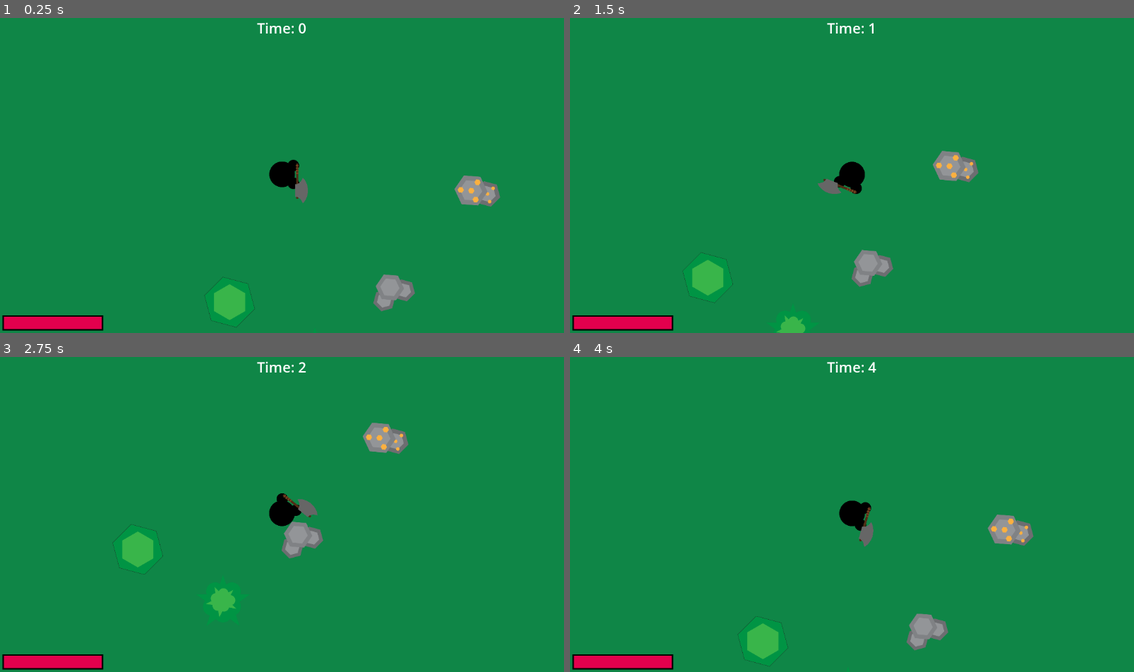
Above: before the commit, frames 1-4 (two rows, left to right).
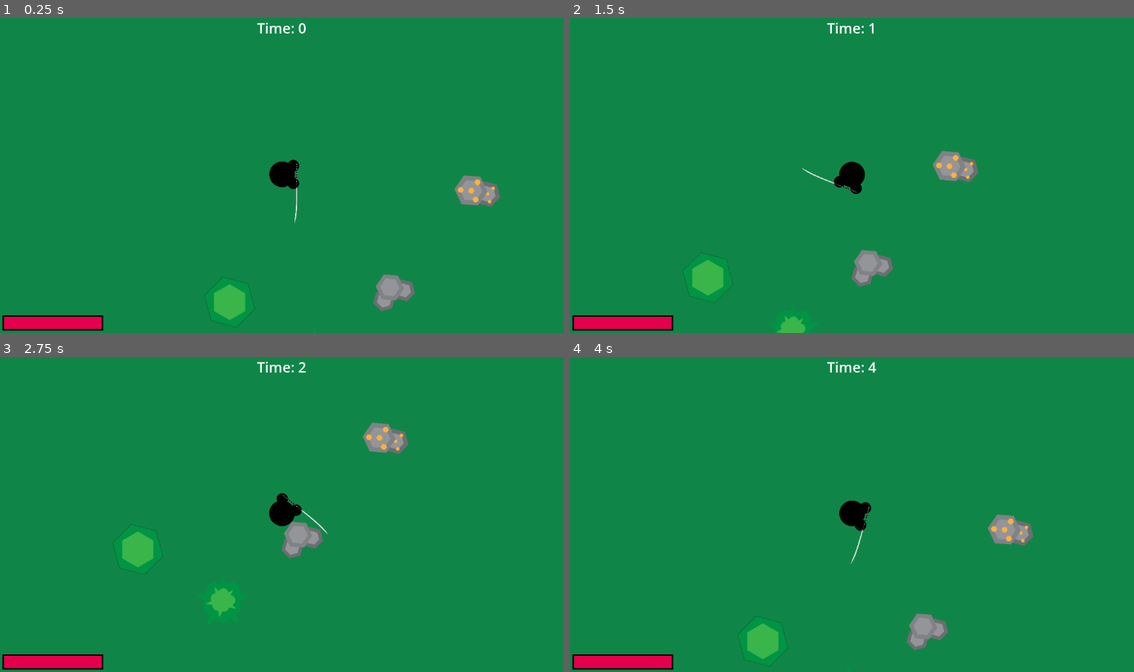
Above: after the commit, the same moments.

Repository: PcKiLl3r/HellRaid
Game: Godot game, scene res://scenes/game_level.tscn
Two runs of this game, one before a commit and one after it. Both use one fixed random seed, a clock stepped at 60 frames per second and the inputs below.
Inputs (mouse positions are in pixels of both pictures, inside the frame that each line leads up to):
- Up to frame 1 (0.25 s): no input
- Up to frame 2 (1.5 s): tap Enter at 0.5 s; move the mouse to (976, 159) at 0.52 s; hold D (right) 0.53-1.28 s; click (976, 159) at 0.6 s; move the mouse to (739, 191) at 1.27 s; hold S (down) from 1.28 s (still down); click (739, 191) at 1.35 s
- Up to frame 3 (2.75 s): move the mouse to (338, 445) at 2.02 s; release S (down) at 2.03 s; hold D (right) from 2.03 s (still down); click (338, 445) at 2.1 s
- Up to frame 4 (4 s): tap Space at 2.75 s; move the mouse to (823, 577) at 2.77 s; release D (right) at 2.78 s; hold W (up) 2.78-3.53 s; click (823, 577) at 2.85 s; move the mouse to (1021, 561) at 3.52 s; hold A (left) from 3.53 s (still down); click (1021, 561) at 3.6 s

The runs differ from the first frame. In frame 1, 0.2% of the frame differs, in the area x 52-55%, y 45-66%; in frame 2, 0.2%; in frame 3, 0.2%, in the area x 50-59%, y 43-57%; in frame 4, 0.2%.

Commit message:
Moved the die() call so it only calls it when you take damage. Added weapon assets made by Jan Sajtl

Diff:
--- /dev/null
+++ b/assets/weapons/Weapon-3.svg
@@ -0,0 +1,45 @@
+<?xml version="1.0" encoding="UTF-8"?>
+<svg id="Layer_1" data-name="Layer 1" xmlns="http://www.w3.org/2000/svg" viewBox="0 0 350 70.5">
+  <defs>
+    <style>
+      .cls-1 {
+        fill: #603913;
+      }
+
+      .cls-1, .cls-2, .cls-3, .cls-4, .cls-5 {
+        stroke-width: 0px;
+      }
+
+      .cls-2 {
+        fill: #939598;
+      }
+
+      .cls-3 {
+        fill: #bcbec0;
+      }
+
+      .cls-4 {
+        fill: #d1d3d4;
+      }
+
+      .cls-5 {
+        fill: #fbb040;
+      }
+    </style>
+  </defs>
+  <polygon class="cls-4" points="17.61 26.59 212.22 26.59 212.22 43.48 17.61 43.48 0 34.93 17.61 26.59"/>
+  <polygon class="cls-5" points="199.56 10.81 209.48 26.59 196.81 26.59 199.56 10.81"/>
+  <polygon class="cls-5" points="199.56 59.26 209.48 43.48 196.81 43.48 199.56 59.26"/>
+  <rect class="cls-1" x="221.79" y="15.53" width="20.31" height="39.44" rx="2.76" ry="2.76" transform="translate(196.69 267.19) rotate(-90)"/>
+  <path class="cls-1" d="M296.35,1.32h5.37c1.52,0,2.76,1.24,2.76,2.76v65.09h-10.89V4.08c0-1.52,1.24-2.76,2.76-2.76Z" transform="translate(263.79 334.29) rotate(-90)"/>
+  <g>
+    <path class="cls-5" d="M251.67,35.25h17.15s0-3.43,0-3.43c0-4.46-.61-8.91-1.82-13.21L261.78,0h-.44c-3.72,0-7.25,1.62-9.67,4.44h0s4.98,8.48,4.98,8.48c.98,1.67,1.48,3.58,1.43,5.52h0c-.09,4-2.64,7.54-6.41,8.89h0v7.92Z"/>
+    <path class="cls-5" d="M251.67,35.25h17.15v3.43c0,4.46-.61,8.91-1.82,13.21l-5.22,18.61h-.44c-3.72,0-7.25-1.62-9.67-4.44h0s4.98-8.48,4.98-8.48c.98-1.67,1.48-3.58,1.43-5.52h0c-.09-4-2.64-7.54-6.41-8.89h0v-7.92Z"/>
+  </g>
+  <path class="cls-5" d="M332.11,29.94l12.96-14.25c.5-.55,1.23-.7,1.87-.39h0c1.09.55,1.99,1.5,2.57,2.71l.07.14c.1.22.16.46.16.71l.27,16.55h-17.04s-.86,0-.86,0v-5.48Z"/>
+  <path class="cls-5" d="M332.11,40.8l12.96,14.02c.5.54,1.23.69,1.87.38h0c1.09-.54,1.99-1.48,2.57-2.67l.07-.14c.1-.21.16-.45.16-.7l.27-16.28h-17.04s-.86,0-.86,0v5.39Z"/>
+  <polygon class="cls-3" points="17.61 26.59 17.61 43.48 0 34.93 17.61 26.59"/>
+  <rect class="cls-2" x="17.61" y="30.25" width="194.61" height="9.7"/>
+  <polygon class="cls-2" points="17.61 30.25 17.61 39.95 7.03 35.04 17.61 30.25"/>
+  <rect class="cls-5" x="194.69" y="25.96" width="16.89" height="18.16" transform="translate(168.1 238.18) rotate(-90)"/>
+</svg>
--- /dev/null
+++ b/assets/weapons/Weapon-4.svg
@@ -0,0 +1,71 @@
+<?xml version="1.0" encoding="UTF-8"?>
+<svg id="Layer_1" data-name="Layer 1" xmlns="http://www.w3.org/2000/svg" viewBox="0 0 414.44 34.27">
+  <defs>
+    <style>
+      .cls-1 {
+        fill: #c2b59b;
+      }
+
+      .cls-1, .cls-2, .cls-3, .cls-4, .cls-5, .cls-6 {
+        stroke-width: 0px;
+      }
+
+      .cls-2 {
+        fill: #e6e7e8;
+      }
+
+      .cls-3 {
+        fill: #231f20;
+      }
+
+      .cls-4 {
+        fill: #f1f2f2;
+      }
+
+      .cls-5 {
+        fill: #d1d3d4;
+      }
+
+      .cls-6 {
+        fill: #414042;
+      }
+    </style>
+  </defs>
+  <rect class="cls-3" x="245.56" y="17.17" width="168.89" height="10.22"/>
+  <rect class="cls-6" x="243.37" y="10.3" width="2.19" height="23.96"/>
+  <rect class="cls-1" x="235.04" y="17.59" width="8.33" height="9.74"/>
+  <path class="cls-5" d="M235.04,27.15l-39.42.19-41.37-.19c-12.63-.58-25.27-1.17-37.9-1.75-6.71-.4-13.41-.79-20.12-1.19-6.33-.62-12.67-1.24-19-1.85-5.03-.31-10.04-.98-14.98-1.99-6.12-.91-12.53-2.09-19.2-3.64-2.46-.57-4.86-1.16-7.2-1.78-3.09-.66-6.41-1.51-9.9-2.58-3.9-1.2-7.47-2.51-10.68-3.85l-2.19-.91C8.9,5.88,4.95,3.65,1.32.97L0,0c9.35,1.58,18.71,3.15,28.06,4.73,9.73,1.63,19.45,3.26,29.18,4.89l28.18,3c10.59.82,21.18,1.64,31.78,2.46,16.19.79,32.38,1.58,48.57,2.36l69.27.74v8.96Z"/>
+  <path class="cls-4" d="M235.04,17.8v3.44c-20.63-.2-41.26-.4-61.9-.59-19.49-.72-38.97-1.43-58.46-2.15l-33.3-2.89-32.93-4.37-10.53-3.19c-3.11-1.11-6.22-2.22-9.33-3.33,11.17,1.75,22.35,3.51,33.52,5.26,7.92.96,18.67,2.16,31.43,3.26,4.51.39,19.33,1.64,45.25,2.81,15.52.7,35.6,1.41,59.28,1.7,12.32.01,24.64.02,36.96.04Z"/>
+  <g>
+    <polygon class="cls-2" points="401.48 26.03 398.59 22.62 401.48 18.55 401.48 26.03"/>
+    <polygon class="cls-2" points="401.48 26.03 404.37 22.62 401.48 18.55 401.48 26.03"/>
+  </g>
+  <g>
+    <polygon class="cls-2" points="386.74 26.03 383.85 22.62 386.74 18.55 386.74 26.03"/>
+    <polygon class="cls-2" points="386.74 26.03 389.63 22.62 386.74 18.55 386.74 26.03"/>
+  </g>
+  <g>
+    <polygon class="cls-2" points="371.19 26.03 368.3 22.62 371.19 18.55 371.19 26.03"/>
+    <polygon class="cls-2" points="371.19 26.03 374.07 22.62 371.19 18.55 371.19 26.03"/>
+  </g>
+  <g>
+    <polygon class="cls-2" points="356.01 26.03 353.12 22.62 356.01 18.55 356.01 26.03"/>
+    <polygon class="cls-2" points="356.01 26.03 358.9 22.62 356.01 18.55 356.01 26.03"/>
+  </g>
+  <g>
+    <polygon class="cls-2" points="339.57 26.03 336.69 22.62 339.57 18.55 339.57 26.03"/>
+    <polygon class="cls-2" points="339.57 26.03 342.46 22.62 339.57 18.55 339.57 26.03"/>
+  </g>
+  <g>
+    <polygon class="cls-2" points="322.63 26.03 319.74 22.62 322.63 18.55 322.63 26.03"/>
+    <polygon class="cls-2" points="322.63 26.03 325.52 22.62 322.63 18.55 322.63 26.03"/>
+  </g>
+  <g>
+    <polygon class="cls-2" points="305.3 26.03 302.41 22.62 305.3 18.55 305.3 26.03"/>
+    <polygon class="cls-2" points="305.3 26.03 308.19 22.62 305.3 18.55 305.3 26.03"/>
+  </g>
+  <g>
+    <polygon class="cls-2" points="285.86 26.03 282.97 22.62 285.86 18.55 285.86 26.03"/>
+    <polygon class="cls-2" points="285.86 26.03 288.75 22.62 285.86 18.55 285.86 26.03"/>
+  </g>
+</svg>
--- a/scenes/player/michael.gd
+++ b/scenes/player/michael.gd
@@ -32,7 +32,6 @@
 		play_attack_animation()
 		check_attack_area()
 
-	die()
 	move_and_slide()
 
 func play_attack_animation():
@@ -53,6 +52,7 @@
 		current_health = 0  # Keep health at zero instead of resetting it to max_health
 		# Consider adding a death or reset function here if needed
 	healthChanged.emit()
+	die()
 
 
 func check_attack_area():
--- a/scenes/player/player_character_body_2d.tscn
+++ b/scenes/player/player_character_body_2d.tscn
@@ -2,7 +2,7 @@
 
 [ext_resource type="Script" path="res://scenes/player/michael.gd" id="1_dbhc3"]
 [ext_resource type="Texture2D" uid="uid://c1xqrlnsuidkc" path="res://assets/characters/PlayerSprite.svg" id="1_l5qk1"]
-[ext_resource type="Texture2D" uid="uid://ddaxuxg5aseta" path="res://assets/weapons/axe.svg" id="3_b18ih"]
+[ext_resource type="Texture2D" uid="uid://b62g1nahcpb6c" path="res://assets/weapons/Weapon-4.svg" id="3_cqnm3"]
 
 [sub_resource type="CircleShape2D" id="CircleShape2D_sn5j0"]
 radius = 53.0
@@ -20,7 +20,7 @@
 "
 
 [sub_resource type="RectangleShape2D" id="RectangleShape2D_qgf04"]
-size = Vector2(141.5, 282)
+size = Vector2(161.5, 290)
 
 [node name="Player" type="CharacterBody2D" groups=["Player"]]
 scale = Vector2(0.5, 0.5)
@@ -38,17 +38,16 @@
 shape = SubResource("CircleShape2D_sn5j0")
 
 [node name="OnHand" type="Sprite2D" parent="."]
-position = Vector2(68, 86)
+position = Vector2(58, 76)
 rotation = 4.71239
-scale = Vector2(0.363808, 0.28745)
-texture = ExtResource("3_b18ih")
+scale = Vector2(0.600437, 0.474413)
+texture = ExtResource("3_cqnm3")
 
 [node name="AttackArea" type="Area2D" parent="."]
 script = SubResource("GDScript_wl8xr")
 
 [node name="CollisionShape2D" type="CollisionShape2D" parent="AttackArea"]
-visible = false
-position = Vector2(133.25, 1)
+position = Vector2(143.25, -3)
 shape = SubResource("RectangleShape2D_qgf04")
 
 [node name="CooldownTimer" type="Timer" parent="."]
--- a/utility/enemy_spawner.gd
+++ b/utility/enemy_spawner.gd
@@ -1,5 +1,4 @@
 extends Node2D
-
 
 @export var spawns : Array[Spawn_info] = []
 
Not shown, added: assets/weapons/Weapon-3.svg.import
Not shown, added: assets/weapons/Weapon-4.svg.import
